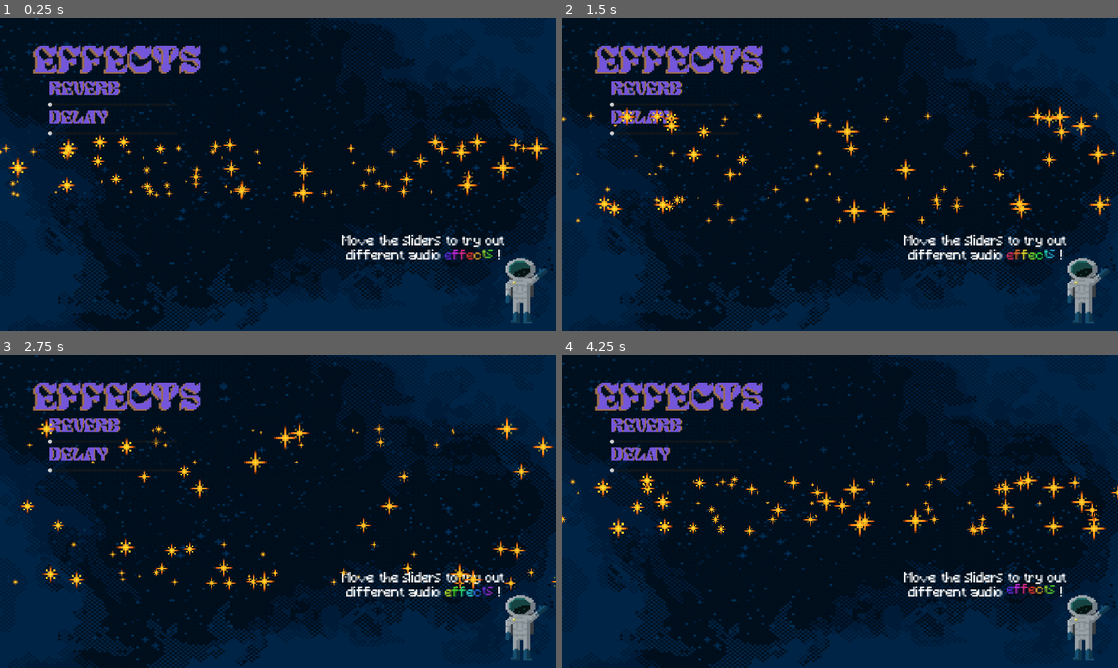
Above: before the commit, frames 1-4 (two rows, left to right).
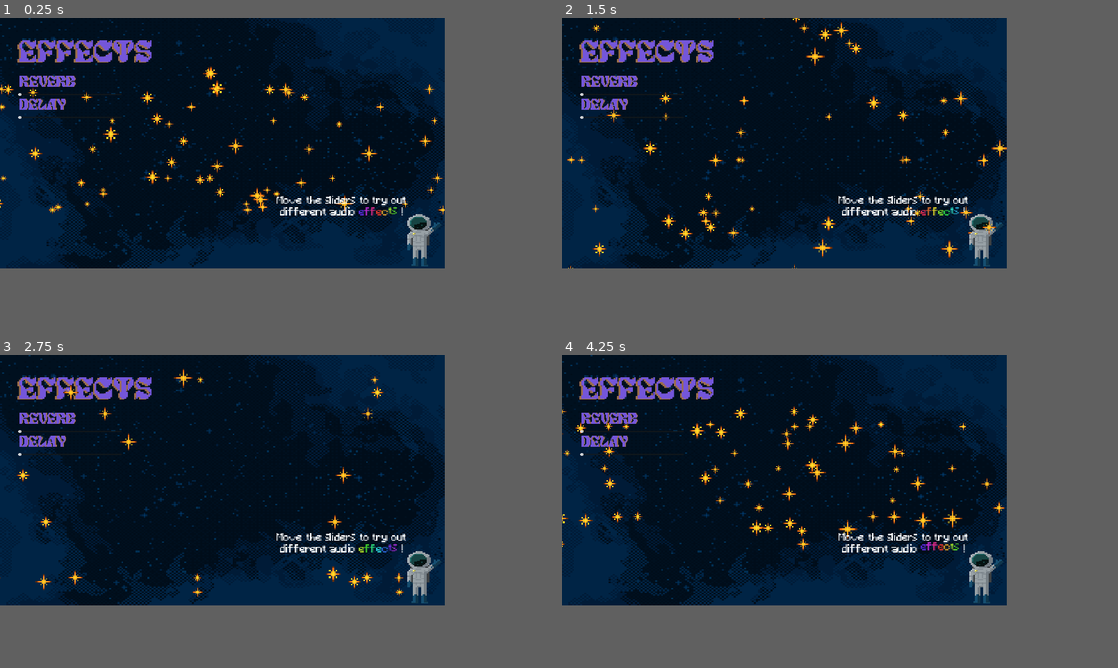
Above: after the commit, the same moments.

Repository: mengo1993/gianluandreeducationalgamejam
Game: Godot game, scene res://game.tscn
The game is run twice, just before and just after one commit, with the same random seed, the same clock (stepped at 60 frames per second) and the same inputs.
Inputs:
- Up to frame 1 (0.25 s): no input
- Up to frame 2 (1.5 s): no input
- Up to frame 3 (2.75 s): no input
- Up to frame 4 (4.25 s): no input
In our replay, the window is 800x450 before the commit and 640x360 after it. These sizes can differ from the game's own. Grey fills any space a smaller window leaves; there, only what the larger window draws over its background counts as a difference.

The runs differ from the first frame. In frame 1, 34% of the frame differs, in the area x 0-100%, y 0-100%; in frame 2, 33%; in frame 3, 33%; in frame 4, 34%.

Commit message:
10/7 call andre

Diff:
--- a/game.tscn
+++ b/game.tscn
@@ -7,8 +7,8 @@
 [ext_resource type="Texture2D" uid="uid://ciuexrkjm2si5" path="res://spaceman.png" id="5_j5wjh"]
 [ext_resource type="Texture2D" uid="uid://bhrk67j77npv5" path="res://particella_star.png" id="6_ryrav"]
 [ext_resource type="FontFile" uid="uid://dcgp7s2bj44md" path="res://Minecraft.ttf" id="6_vef74"]
-[ext_resource type="AudioStream" uid="uid://bc7kkoscxcbhf" path="res://Jam1.wav" id="7_eow3j"]
 [ext_resource type="FontFile" uid="uid://ccesmqa00ae1l" path="res://Mleitod Personal Use Only.ttf" id="7_hve3p"]
+[ext_resource type="AudioStream" uid="uid://bbu52caa8ogh4" path="res://Jam_loop_1.wav" id="9_vef74"]
 
 [sub_resource type="AtlasTexture" id="AtlasTexture_ryrav"]
 atlas = ExtResource("5_7jktm")
@@ -34,13 +34,15 @@
 anchors_preset = 15
 anchor_right = 1.0
 anchor_bottom = 1.0
+offset_right = -1280.0
+offset_bottom = -720.0
 grow_horizontal = 2
 grow_vertical = 2
 texture = ExtResource("2_7jktm")
 
 [node name="particles3" parent="Control" instance=ExtResource("1_80nbo")]
 texture_filter = 1
-position = Vector2(280, 523)
+position = Vector2(198, 189)
 scale = Vector2(7, 7)
 amount = 17
 texture = SubResource("AtlasTexture_ryrav")
@@ -48,11 +50,11 @@
 [node name="Spaceman" type="TextureRect" parent="Control"]
 texture_filter = 1
 layout_mode = 0
-offset_left = 1716.0
-offset_top = 819.0
-offset_right = 1756.0
-offset_bottom = 868.0
-scale = Vector2(5, 5)
+offset_left = 576.0
+offset_top = 279.0
+offset_right = 616.0
+offset_bottom = 328.0
+scale = Vector2(1.667, 1.667)
 texture = ExtResource("5_j5wjh")
 flip_h = true
 
@@ -81,11 +83,11 @@
 
 [node name="Effects_Text" type="Control" parent="Control"]
 anchors_preset = 0
-offset_left = -228.0
-offset_top = 18.0
-offset_right = -188.0
-offset_bottom = 58.0
-scale = Vector2(2, 2)
+offset_left = -89.0
+offset_top = 6.0
+offset_right = -49.0
+offset_bottom = 46.0
+scale = Vector2(0.667, 0.667)
 
 [node name="RichTextLabel2" type="RichTextLabel" parent="Control/Effects_Text"]
 texture_filter = 1
@@ -121,11 +123,12 @@
 layout_mode = 1
 anchors_preset = 9
 anchor_bottom = 1.0
-offset_left = 165.0
-offset_top = 212.0
-offset_right = 612.0
-offset_bottom = 71.0
+offset_left = 26.0
+offset_top = 81.0
+offset_right = 473.0
+offset_bottom = -60.0
 grow_vertical = 2
+scale = Vector2(0.333, 0.333)
 
 [node name="Reverb_Text" type="Control" parent="Control/Container_V_ Effects"]
 custom_minimum_size = Vector2(0, 75)
@@ -202,7 +205,7 @@
 
 [node name="particles" parent="." instance=ExtResource("1_80nbo")]
 texture_filter = 1
-position = Vector2(968, 512)
+position = Vector2(521, 165)
 scale = Vector2(7, 7)
 amount = 17
 texture = SubResource("AtlasTexture_ryrav")
@@ -216,7 +219,7 @@
 texture = ExtResource("6_ryrav")
 
 [node name="Audio_Main" type="AudioStreamPlayer2D" parent="."]
-stream = ExtResource("7_eow3j")
+stream = ExtResource("9_vef74")
 
 [connection signal="value_changed" from="Control/Container_V_ Effects/sliderLifetime" to="." method="_on_slider_lifetime_value_changed"]
 [connection signal="value_changed" from="Control/Container_V_ Effects/sliderAmount" to="." method="_on_slider_amount_value_changed"]
--- a/particles.tscn
+++ b/particles.tscn
@@ -6,7 +6,7 @@
 initial_velocity_min = 50.0
 initial_velocity_max = 50.0
 gravity = Vector3(0, 0, 0)
-scale_max = 7.75
+scale_max = 2.58
 hue_variation_min = 0.2
 hue_variation_max = 0.2
 
--- a/project.godot
+++ b/project.godot
@@ -17,10 +17,12 @@
 
 [display]
 
-window/size/viewport_width=1920
-window/size/viewport_height=1080
-window/stretch/mode="viewport"
+window/size/viewport_width=640
+window/size/viewport_height=360
+window/stretch/mode="canvas_items"
 
 [rendering]
 
-renderer/rendering_method="mobile"
+textures/canvas_textures/default_texture_filter=0
+renderer/rendering_method="gl_compatibility"
+renderer/rendering_method.mobile="gl_compatibility"
Not shown, added: Jam_loop_1.wav.import
Not shown, added: Jam_loop_1.wav
